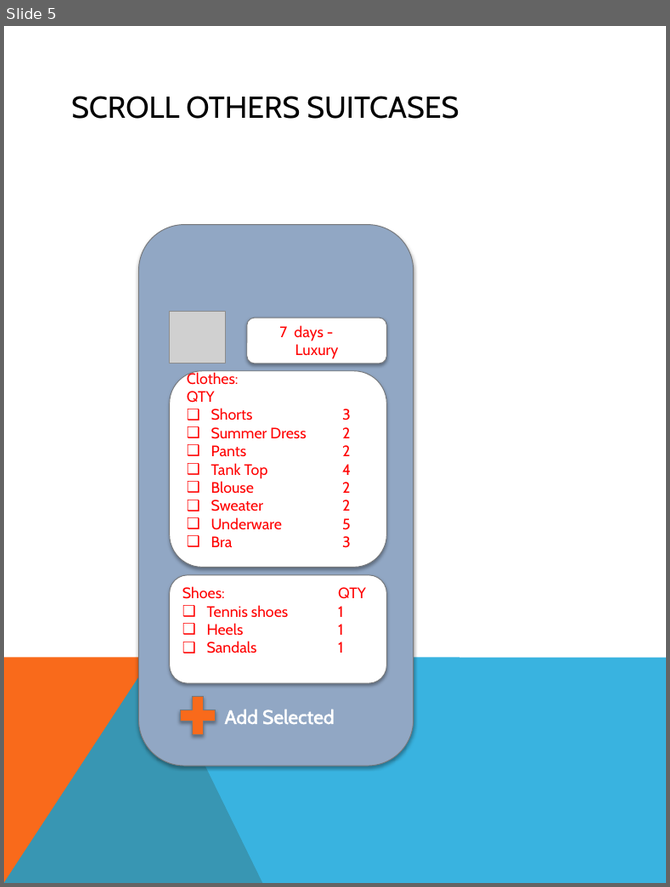
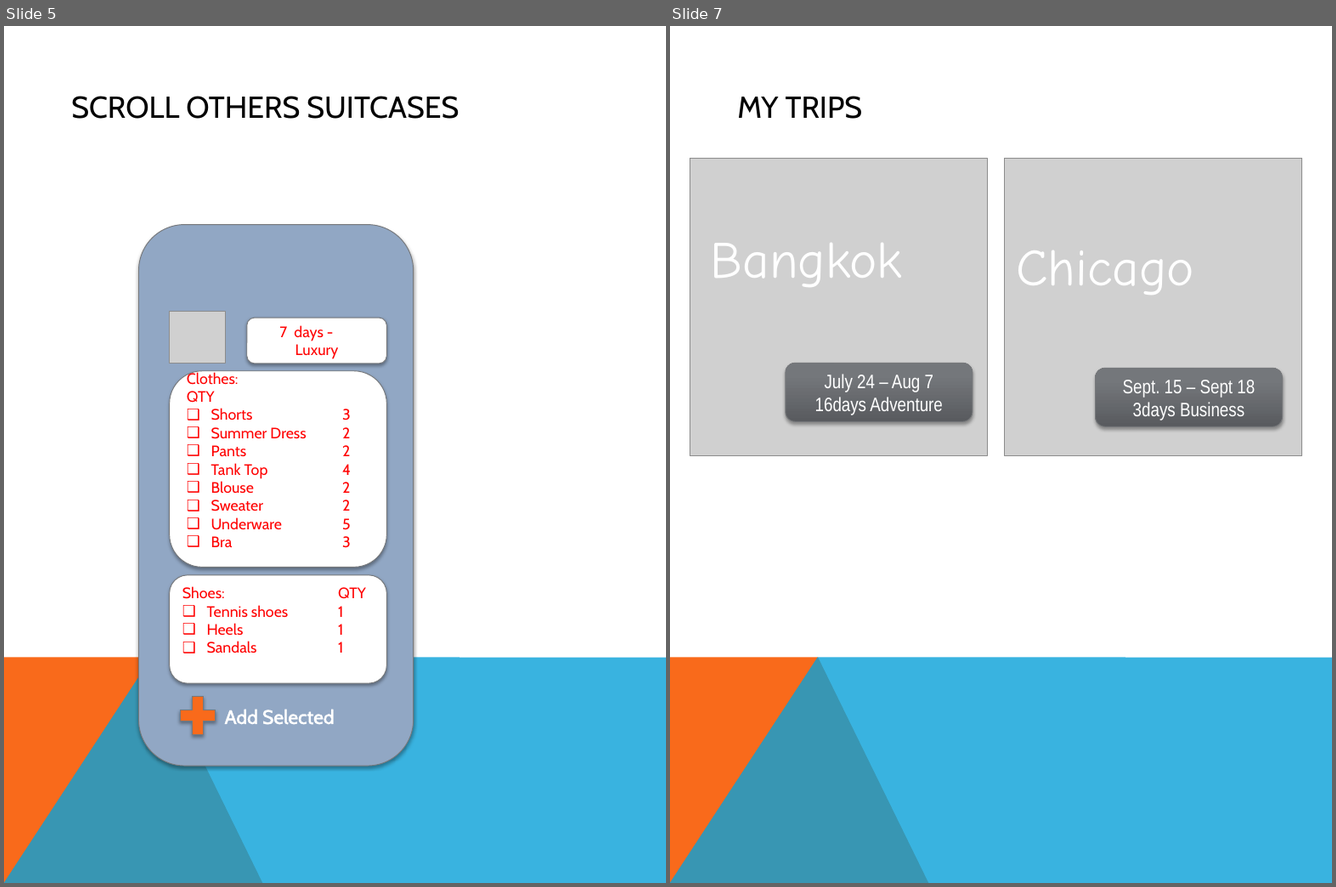
Before and after one commit to v-maxjohnson/Wander-Must, a slide deck: WanderMust_Proposal.pptx. Shown side by side, each under a label of ours: slide 5 before the commit, slides 5 and 7 after it; the slides between them are not shown. The pictures are 670x887 and 1336x887 pixels, drawn with LibreOffice and Linux fonts; fonts in the diff are those of the drawing; grey boxes stand for pictures; background and template pictures are left out. Boxes give left, top, right and bottom in pixels: in the first picture for what was removed or moved away, otherwise in the second. Text is boxed around its words. In the diff, an @@ line names an element or a change of style, - is before the commit and + after.

```diff
--- a/WanderMust_Proposal.pptx
+++ b/WanderMust_Proposal.pptx
@@ slide 7 added at [670,26,1332,883], background #FFFFFF; not listed: 2 template elements that a slide beside it also shows @@
@@ title added at [737,96,863,119], 28 pt, text #000000 @@
+MY TRIPS
@@ picture added at [690,158,987,455] @@
@@ picture added at [1004,158,1302,437] @@
@@ picture added at [1004,158,1302,455] @@
@@ text added at [711,243,903,287], 48 pt, text #FFFFFF @@
+Bangkok
@@ text added at [1016,250,1194,295], 48 pt, text #FFFFFF @@
+Chicago
@@ rounded rectangle added at [786,363,973,421], fill gradient #5A5C5F to #75777B to #75787C, outline #76787B 0.75 pt, 18 pt, text #FFFFFF @@
+July 24 – Aug 7
+16days Adventure
@@ rounded rectangle added at [1095,368,1282,426], fill gradient #5A5C5F to #75777B to #75787C, outline #76787B 0.75 pt, 18 pt, text #FFFFFF @@
+Sept. 15 – Sept 18
+3days Business
```
Also in this commit, not shown: 3 other slides added, 5 other files.
